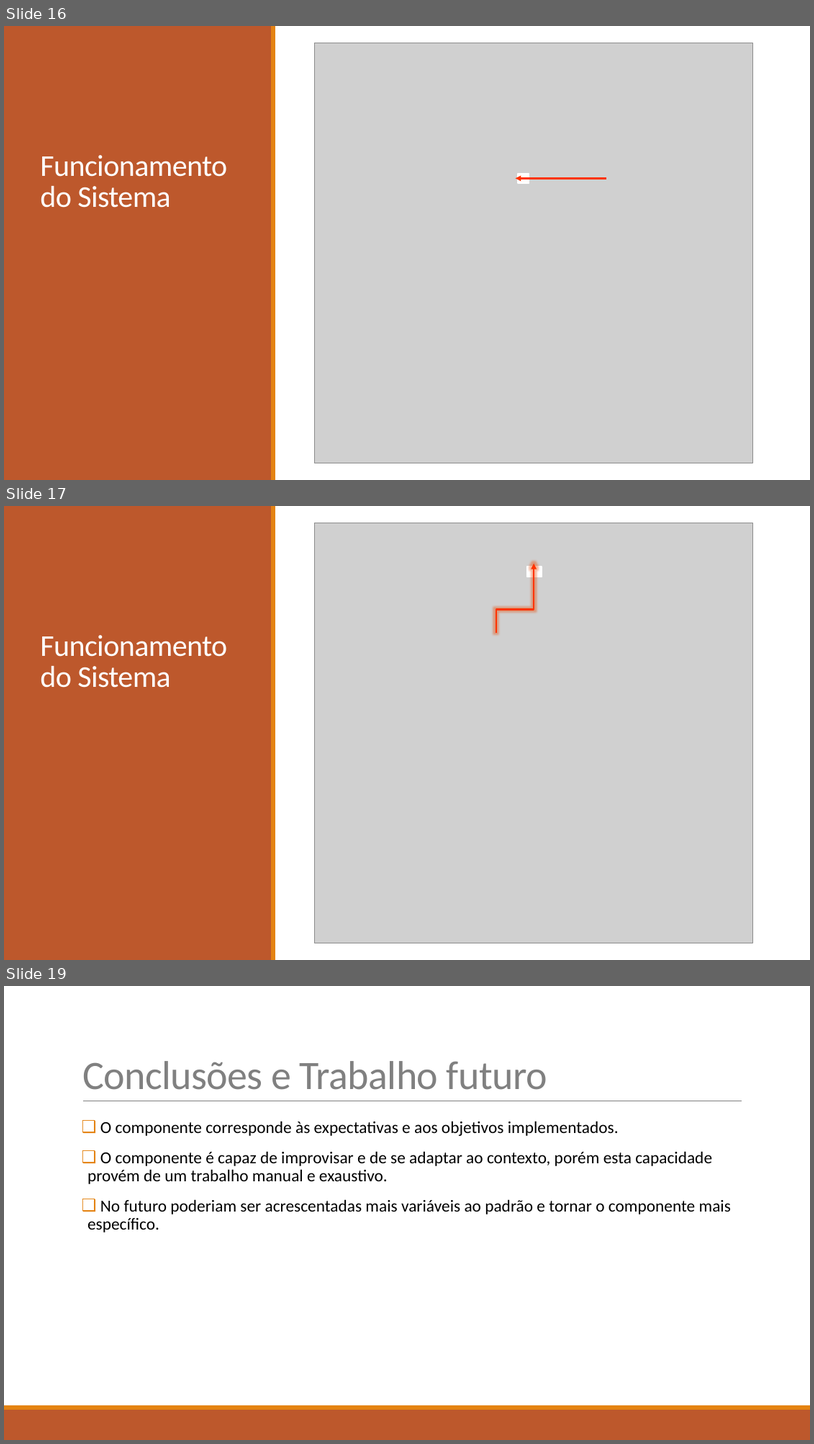
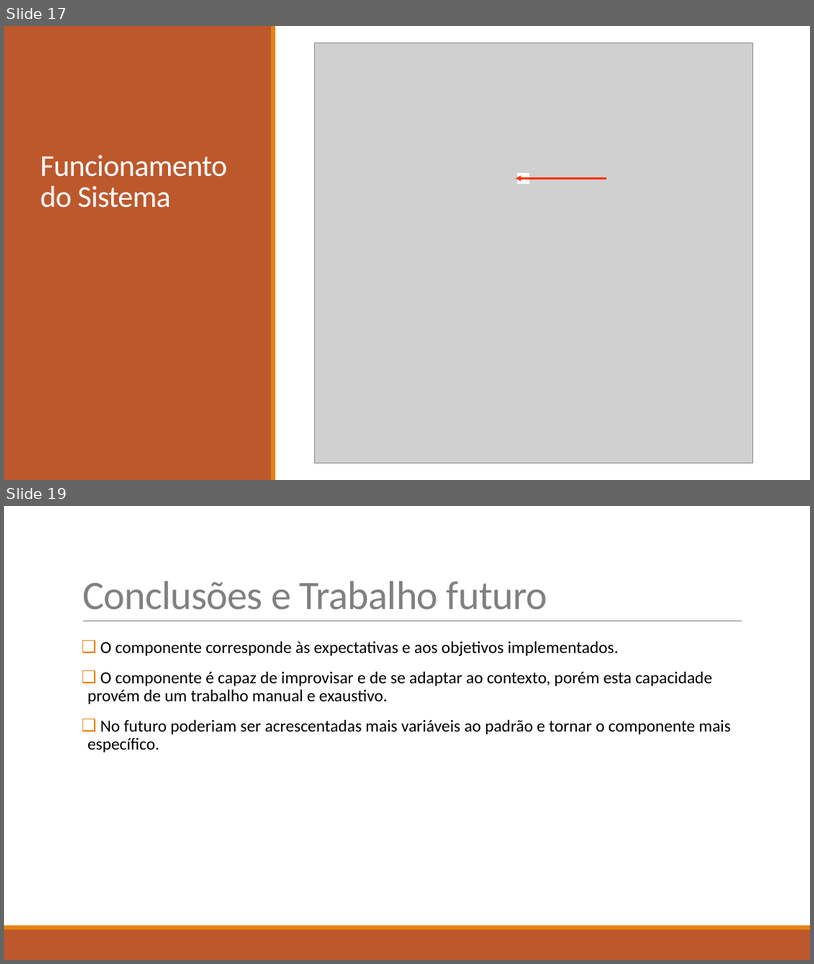
Before and after one commit to diisnc/Dialog_Agent_1819, a slide deck: Report/presentation_2.pptx. Shown one above the other, each under a label of ours: slides 16, 17 and 19 before the commit, slides 17 and 19 after it; the slides between them are not shown. The pictures are 814x1444 and 814x964 pixels, drawn with LibreOffice and Linux fonts; fonts in the diff are those of the drawing; grey boxes stand for pictures. Boxes give left, top, right and bottom in pixels: in the first picture for what was removed or moved away, otherwise in the second. Text is boxed around its words. In the diff, an @@ line names an element or a change of style, - is before the commit and + after.

```diff
--- a/Report/presentation_2.pptx
+++ b/Report/presentation_2.pptx
@@ slide 17 removed at box(4, 506, 810, 960), background #FFFFFF; not listed: 2 template elements that a slide beside it also shows @@
@@ picture removed at box(315, 523, 754, 943) @@
@@ elbow arrow removed from (496, 633) to (534, 564) @@
@@ rectangle removed at box(528, 566, 543, 577) @@
@@ title removed at box(40, 635, 227, 687) @@
-Funcionamento do Sistema
@@ what was slide 16 is now slide 17 @@
```
Also in this commit, not shown: 4 slides changed, 1 slide added.
